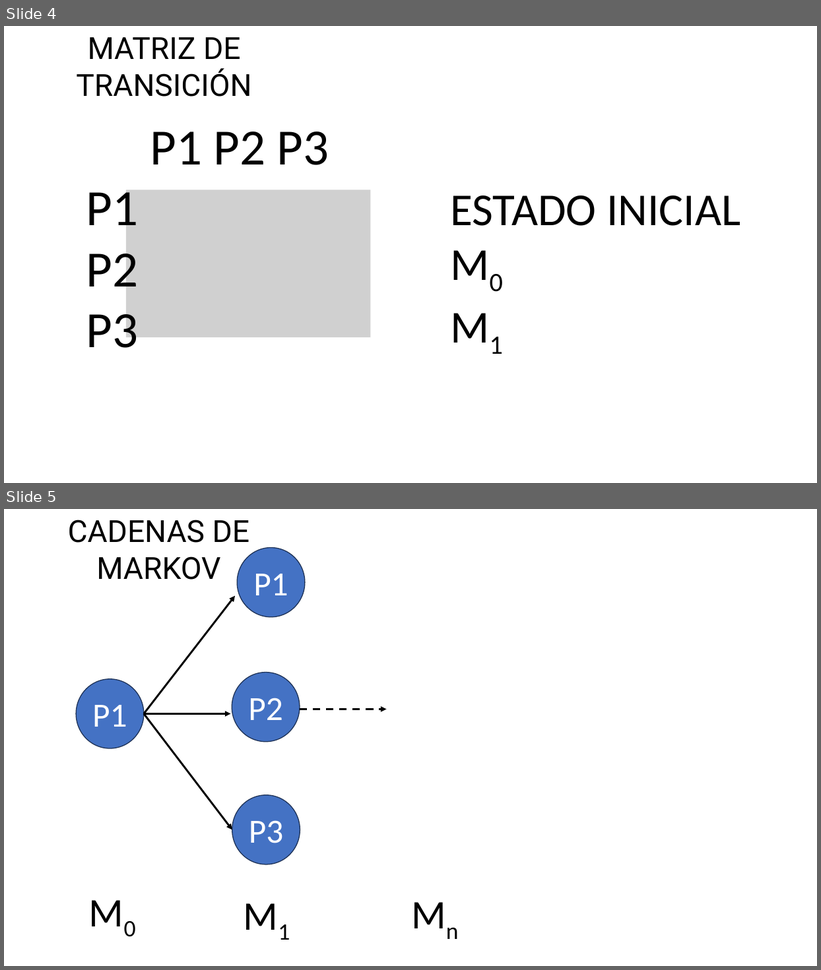
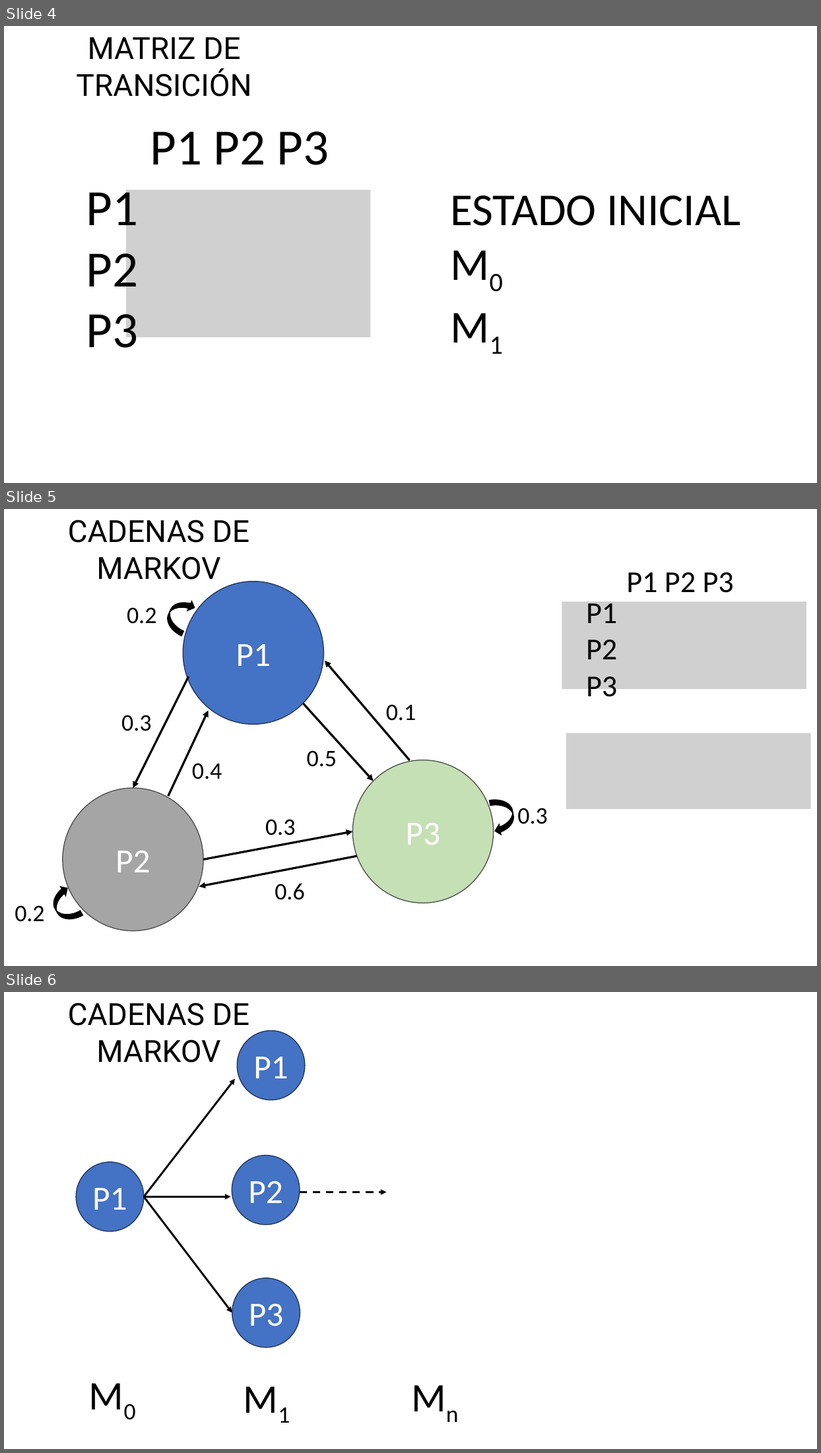
Before and after one commit to ArmandoODV19/model_in_R, a slide deck: cadenas_de_markov/clase_4.pptx. Shown one above the other, each under a label of ours: slides 4 and 5 before the commit, slides 4, 5 and 6 after it. The pictures are 821x970 and 821x1453 pixels, drawn with LibreOffice and Linux fonts; fonts in the diff are those of the drawing; grey boxes stand for pictures. Boxes give left, top, right and bottom in pixels: in the first picture for what was removed or moved away, otherwise in the second. Text is boxed around its words. In the diff, an @@ line names an element or a change of style, - is before the commit and + after.

```diff
--- a/cadenas_de_markov/clase_4.pptx
+++ b/cadenas_de_markov/clase_4.pptx
@@ slide 5 added at bbox=[4, 509, 817, 966], background #FFFFFF @@
@@ text added at bbox=[68, 520, 250, 580], 36 pt, text #000000 @@
+CADENAS DE MARKOV
@@ ellipse added at bbox=[183, 582, 323, 725], fill #4472C4, outline #1E3256 1 pt, 40 pt, text #FFFFFF @@
+P1
@@ text added at bbox=[626, 572, 734, 593], 36 pt, text #000000 @@
+P1 P2 P3
@@ text added at bbox=[127, 607, 156, 624], 28 pt, text #000000 @@
+0.2
@@ curved down arrow added at bbox=[162, 594, 197, 636], fill #000000, outline #000000 1 pt @@
@@ picture added at bbox=[562, 601, 807, 690] @@
@@ text added at bbox=[586, 598, 617, 704], 36 pt, text #000000 @@
+P1
+P2
+P3
@@ arrow added from (410, 760) to (325, 661), #000000 2.5 pt @@
@@ arrow added from (189, 677) to (133, 788), #000000 2.5 pt @@
@@ arrow added from (303, 704) to (374, 781), #000000 2.5 pt @@
@@ text added at bbox=[386, 704, 416, 721], 28 pt, text #000000 @@
+0.1
@@ text added at bbox=[121, 715, 151, 731], 28 pt, text #000000 @@
+0.3
@@ arrow added from (168, 796) to (209, 711), #000000 2.5 pt @@
@@ picture added at bbox=[566, 733, 811, 810] @@
@@ text added at bbox=[192, 763, 222, 780], 28 pt, text #000000 @@
+0.4
@@ text added at bbox=[307, 751, 337, 767], 28 pt, text #000000 @@
+0.5
@@ ellipse added at bbox=[353, 760, 494, 904], fill #C5E0B4, outline #484848 1 pt, 40 pt, text #FFFFFF @@
+P3
@@ ellipse added at bbox=[63, 788, 203, 931], fill #A5A5A5, outline #484848 1 pt, 40 pt, text #FFFFFF @@
+P2
@@ curved down arrow added at bbox=[490, 797, 516, 836], fill #000000, outline #000000 1 pt @@
@@ text added at bbox=[265, 819, 295, 842], 28 pt, text #000000 @@
+0.3
@@ text added at bbox=[517, 808, 547, 824], 28 pt, text #000000 @@
+0.3
@@ arrow added from (203, 859) to (353, 832), #000000 2.5 pt @@
@@ arrow added from (357, 856) to (199, 887), #000000 2.5 pt @@
@@ curved down arrow added at bbox=[47, 884, 83, 926], fill #000000, outline #000000 1 pt @@
@@ text added at bbox=[275, 883, 304, 900], 28 pt, text #000000 @@
+0.6
@@ text added at bbox=[15, 906, 44, 922], 28 pt, text #000000 @@
+0.2
@@ what was slide 5 is now slide 6 @@
```
Also in this commit, not shown: 1 slide changed, 5 other slides added, 1 other file.
